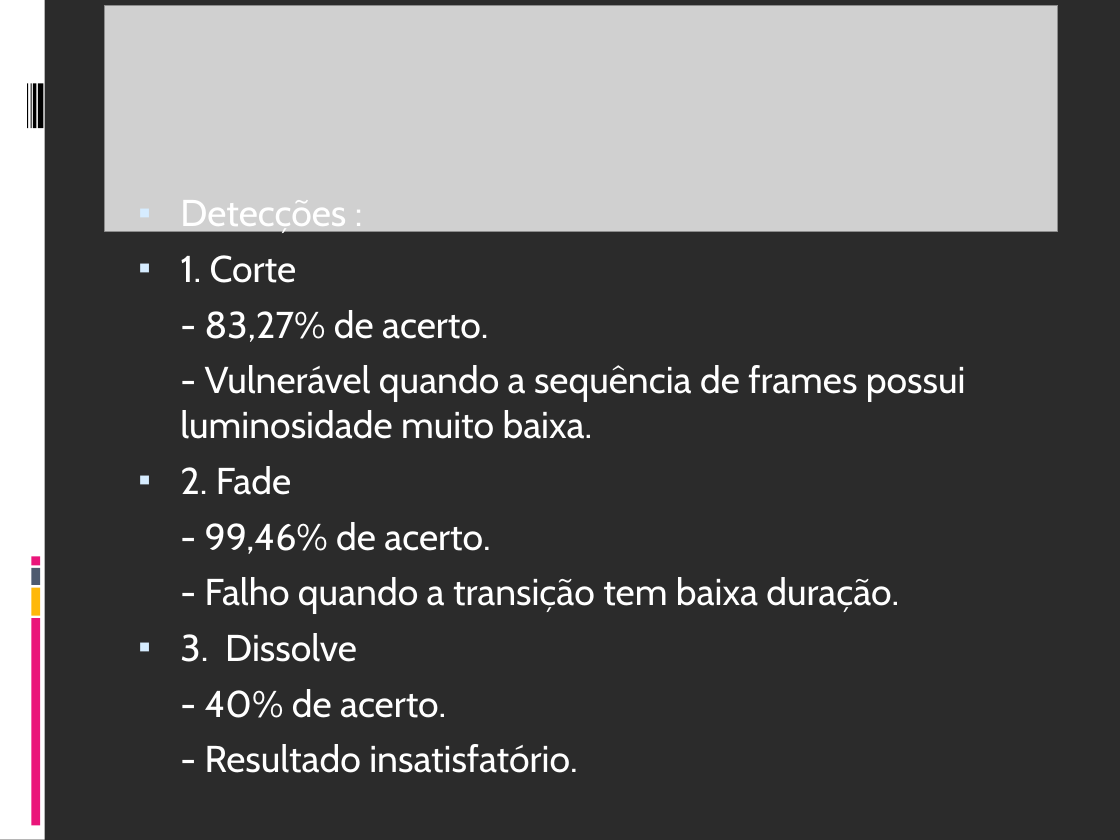
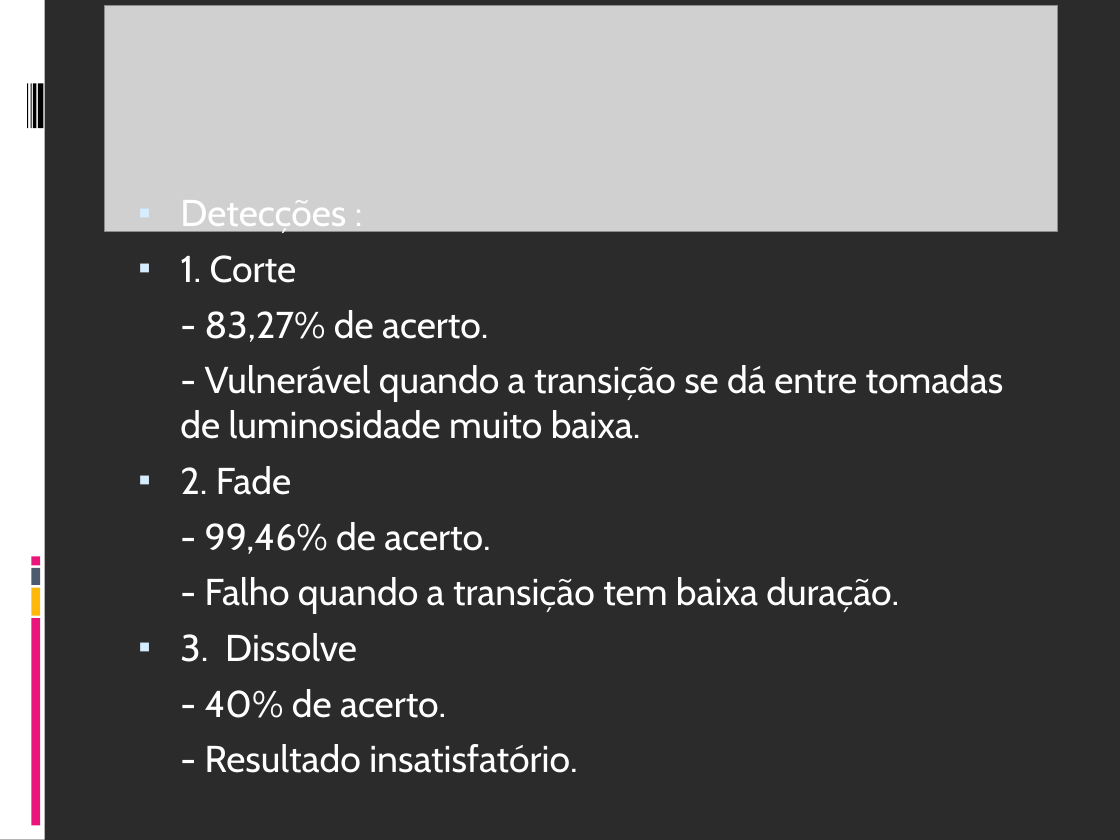
Before and after one commit to fabriciols/m-fit, a slide deck: slide 9 of DOCS/Apresentação/Apresentação_Final.ppt (slide 8 before the commit). Drawn at 1120x840 pixels with LibreOffice and Linux fonts; fonts in the diff are those of the drawing; grey boxes stand for pictures; background and template pictures are left out; a plain dark background stands for a picture behind light text. Boxes give left, top, right and bottom in pixels: in the first picture for what was removed or moved away, otherwise in the second. Text is boxed around its words. In the diff, an @@ line names an element or a change of style, - is before the commit and + after.

```diff
--- a/DOCS/Apresentação/Apresentação_Final.ppt
+++ b/DOCS/Apresentação/Apresentação_Final.ppt
@@ text at [180, 365, 1004, 439]: text changed @@
-- Vulnerável quando a sequência de frames possui luminosidade muito baixa.
+- Vulnerável quando a transição se dá entre tomadas de luminosidade muito baixa.
```
Also in this commit, not shown: 2 other slides changed, 1 slide added.
